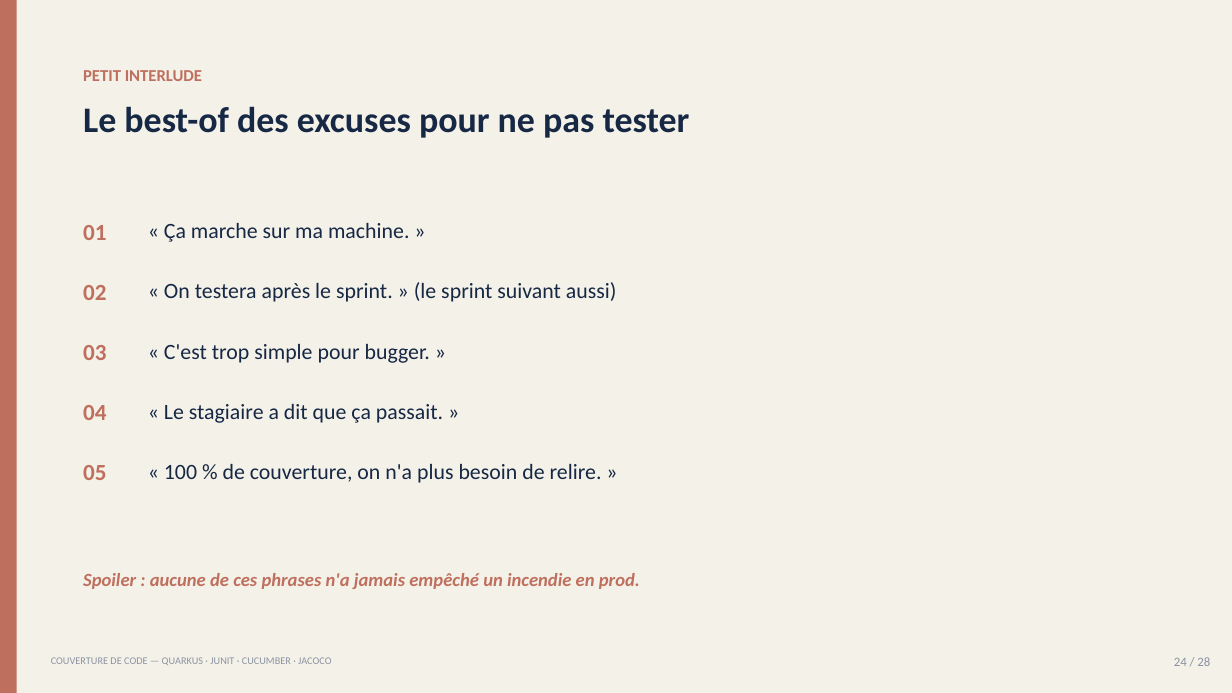
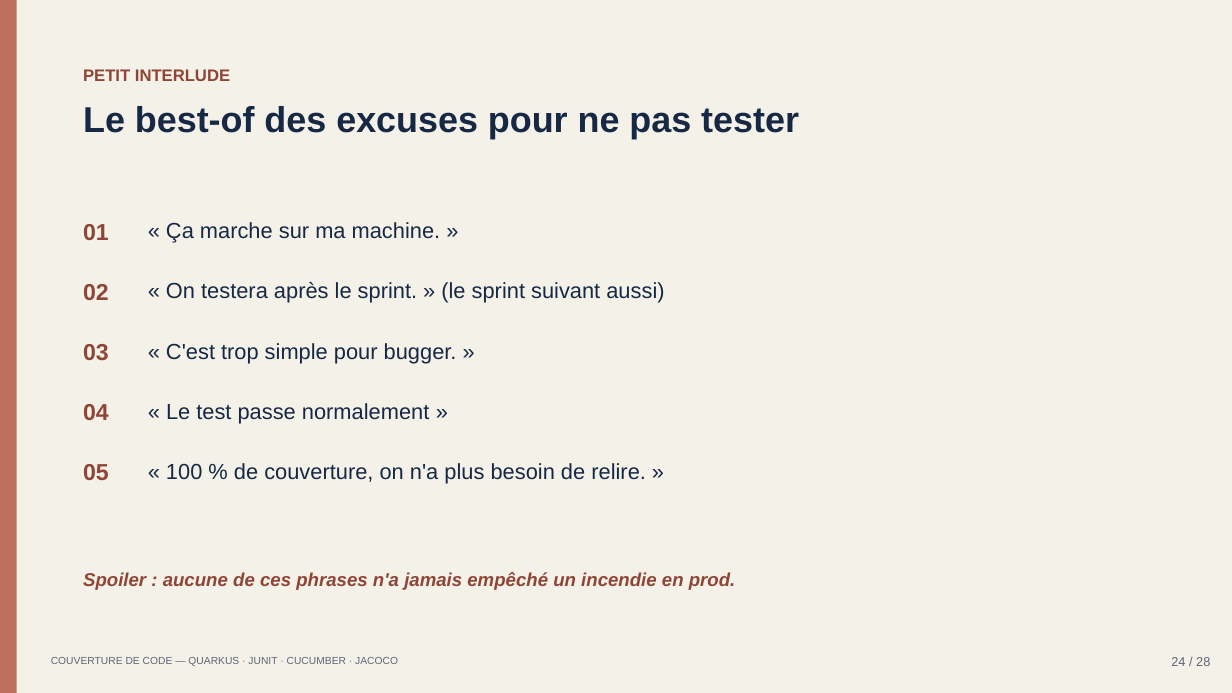
Before and after one commit to sidevconcept/couverture-junit-cucumber-jacoco, a slide deck: slide 24 of presentation/couverture-code-conference.pptx. Drawn at 1232x693 pixels with LibreOffice and Linux fonts; fonts in the diff are those of the drawing. Boxes give left, top, right and bottom in pixels: in the first picture for what was removed or moved away, otherwise in the second. Text is boxed around its words. In the diff, an @@ line names an element or a change of style, - is before the commit and + after.

```diff
--- a/presentation/couverture-code-conference.pptx
+++ b/presentation/couverture-code-conference.pptx
@@ text at (x1=166, y1=403, x2=429, y2=423): text changed; font Calibri to Arial @@
-« Le stagiaire a dit que ça passait. »
+« Le test passe normalement »
@@ font Calibri to Arial in 5 elements at (x1=83, y1=106, x2=799, y2=139), (x1=166, y1=222, x2=441, y2=243), (x1=166, y1=282, x2=664, y2=303), (x1=166, y1=343, x2=457, y2=363), (x1=166, y1=463, x2=646, y2=483) @@
@@ font Calibri to Arial, text colour #BF6F5D to #8F4536 in 7 elements at (x1=83, y1=69, x2=230, y2=81), (x1=83, y1=224, x2=109, y2=240), (x1=83, y1=284, x2=109, y2=300), (x1=83, y1=344, x2=109, y2=361), (x1=83, y1=404, x2=109, y2=420), (x1=83, y1=464, x2=109, y2=480), (x1=83, y1=572, x2=736, y2=590) @@
@@ text "COUVERTURE DE CODE — QUARKUS ..." at (x1=51, y1=657, x2=398, y2=666): font Calibri to Arial, text colour #8B93A1 to #5E6674 @@
@@ text "24 / 28" at (x1=1171, y1=657, x2=1210, y2=666): font Calibri to Arial, text colour #8B93A1 to #5E6674 @@
```
Also in this commit, not shown: 27 other slides changed, 4 other files.
